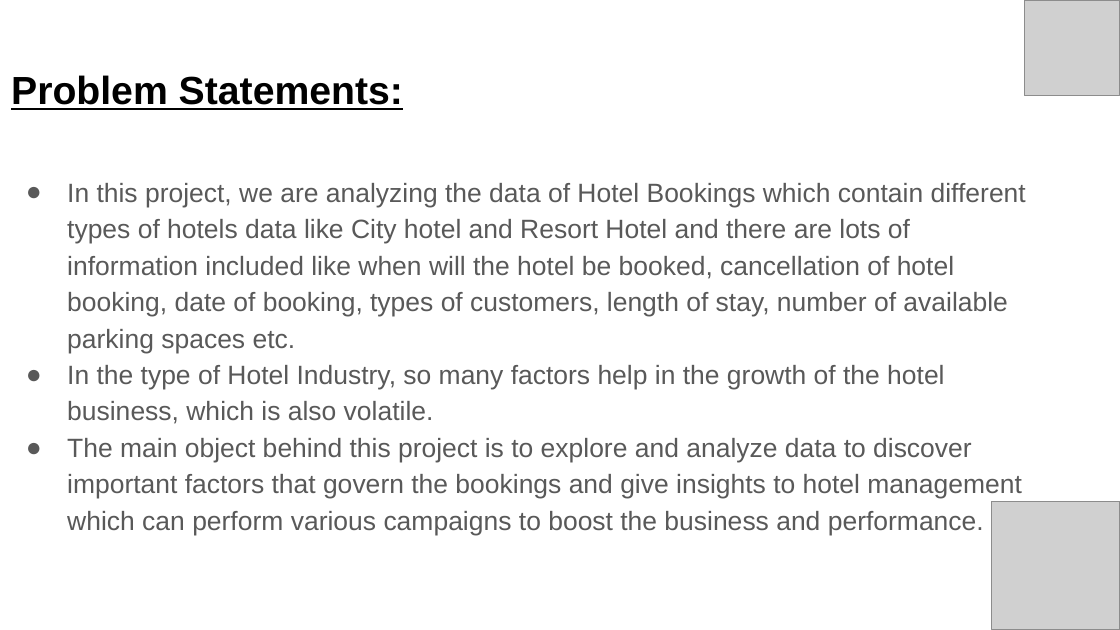
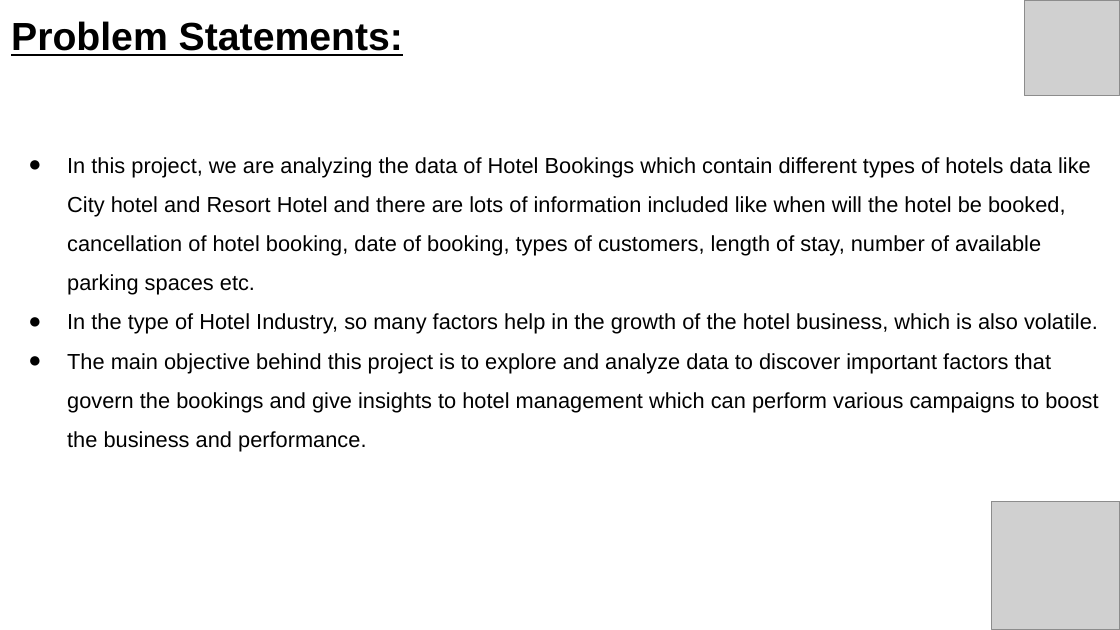
Before and after one commit to mayank021296/Hotel-Booking-Capstone-EDA-PRoject, a slide deck: slide 3 of Hotel Booking.pptx. Drawn at 1120x630 pixels with LibreOffice and Linux fonts; fonts in the diff are those of the drawing; grey boxes stand for pictures. Boxes give left, top, right and bottom in pixels: in the first picture for what was removed or moved away, otherwise in the second. Text is boxed around its words. In the diff, an @@ line names an element or a change of style, - is before the commit and + after.

```diff
--- a/Hotel Booking.pptx
+++ b/Hotel Booking.pptx
@@ title "Problem Statements:": place and size @@
-title "Problem Statements:" at <box>11,75,403,110</box>
+title "Problem Statements:" at <box>11,21,403,56</box>
@@ text "In this project, we are ...": place and size @@
-text "In this project, we are ..." at <box>67,183,1026,535</box>
+text "In this project, we are ..." at <box>67,157,1098,452</box>
@@ text at <box>67,157,1098,334</box>: size 17 to 14 pt, text colour #595959 to #000000 in "In this project, we are analyzing the ...", "In the type of Hotel Industry, so ..."; indent changed; line spacing 1.15 to 1.5; bullet colour #595959 to #000000 @@
@@ text at <box>67,353,1098,452</box>: text changed; size 17 to 14 pt; text colour #595959 to #000000 @@
-● The main object behind this project is to explore and analyze data to discover important factors that govern the bookings and give insights to hotel management which can perform various campaigns to boost the business and performance.
+● The main objective behind this project is to explore and analyze data to discover important factors that govern the bookings and give insights to hotel management which can perform various campaigns to boost the business and performance.
```
Also in this commit, not shown: 26 other slides changed, 4 slides added, 3 slides removed.
